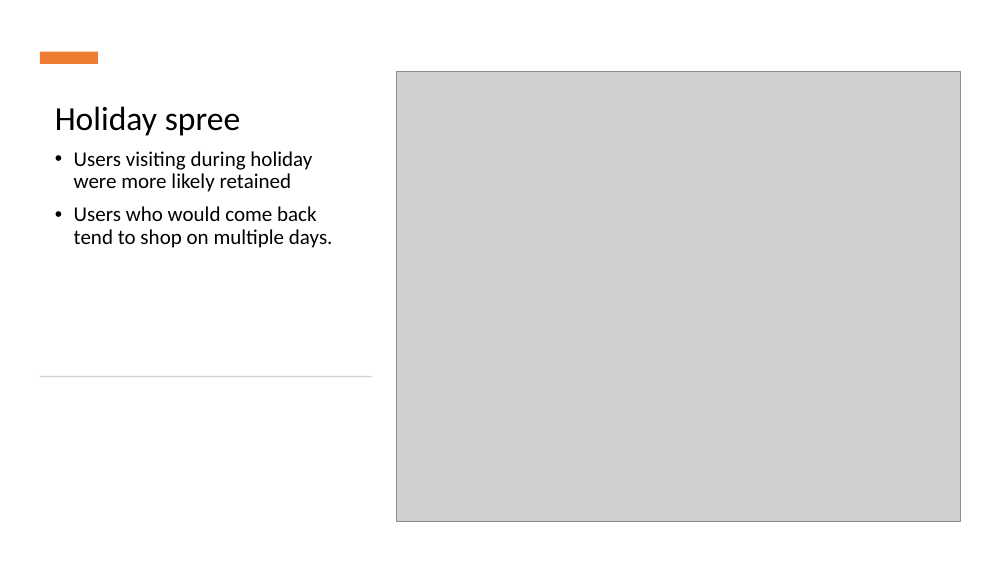
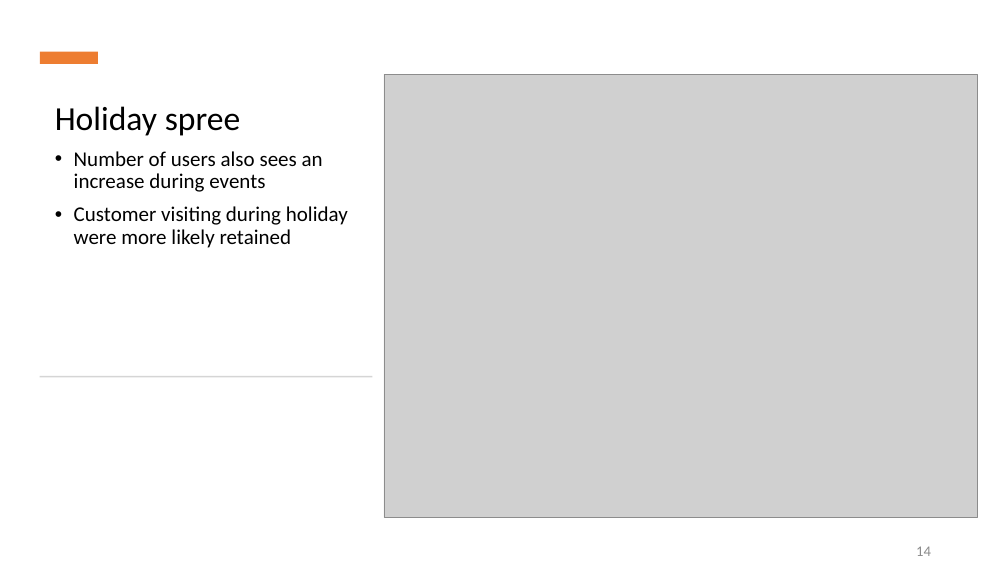
Before and after one commit to yz-joy/user-retention, a slide deck: slide 15 of CustomerRetentionPrediction.pptx (slide 11 before the commit). Drawn at 1008x567 pixels with LibreOffice and Linux fonts; fonts in the diff are those of the drawing; grey boxes stand for pictures. Boxes give left, top, right and bottom in pixels: in the first picture for what was removed or moved away, otherwise in the second. Text is boxed around its words. In the diff, an @@ line names an element or a change of style, - is before the commit and + after.

```diff
--- a/CustomerRetentionPrediction.pptx
+++ b/CustomerRetentionPrediction.pptx
@@ picture: place and size @@
-picture at bbox=[396, 72, 961, 522]
+picture at bbox=[384, 74, 977, 518]
@@ text at bbox=[74, 151, 348, 248]: text changed @@
-• Users visiting during holiday were more likely retained
-• Users who would come back tend to shop on multiple days.
+• Number of users also sees an increase during events
+• Customer visiting during holiday were more likely retained
@@ page number added at bbox=[916, 546, 931, 556], 14 pt, text #8C8C8C @@
+14
```
Also in this commit, not shown: 29 other slides changed, 11 slides added, 1 slide removed, 11 other files.
